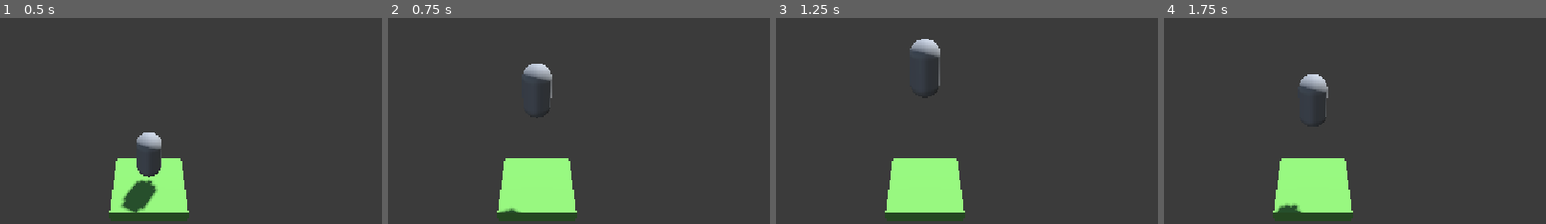
Above: before the commit, frames 1-4 (left to right).
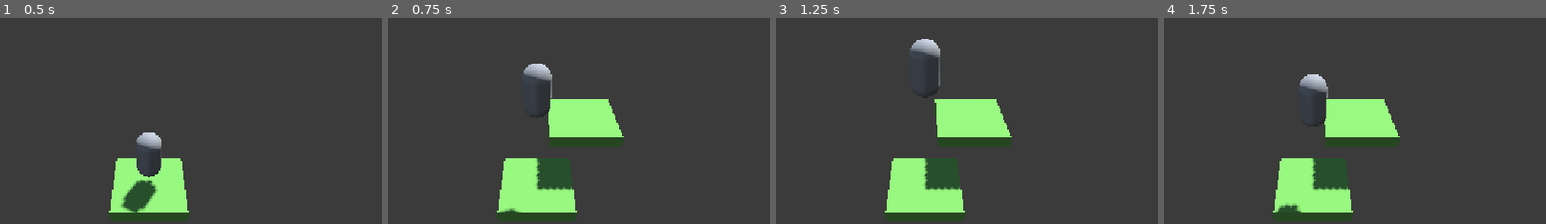
Above: after the commit, the same moments.

Repository: ChristiannYa/sky-pogo
Game: Godot game, scene res://scenes/game/game.tscn
Two runs of this game, one before a commit and one after it. Both use one fixed random seed, a clock stepped at 60 frames per second and the inputs below. A sky picture missing from this copy of the repository is replaced by a grey-blue gradient.
Inputs:
- Up to frame 1 (0.5 s): no input
- Up to frame 2 (0.75 s): no input
- Up to frame 3 (1.25 s): no input
- Up to frame 4 (1.75 s): no input
The pictures show only the part of the screen within x 30-80%, y 29-79%; the shares and areas given below are measured in that part.

Frame 1 is identical in both runs. In frame 2, 5.5% of the frame differs, in the area x 38-62%, y 39-84%; in frame 3, 5.5%; in frame 4, 5.5%.

Commit message:
09-spawner-scene

Diff:
--- a/scenes/game/game.tscn
+++ b/scenes/game/game.tscn
@@ -1,8 +1,8 @@
 [gd_scene format=3 uid="uid://cjdega4rvn7i4"]
 
 [ext_resource type="Texture2D" uid="uid://c24epyjk7176k" path="res://assets/free_-_skybox_cliffside_0.hdr" id="1_sul5r"]
-[ext_resource type="PackedScene" uid="uid://clp1lxupvf7vy" path="res://scenes/platform/platform.tscn" id="2_7h61r"]
 [ext_resource type="PackedScene" uid="uid://fynnvxbmccyl" path="res://scenes/player/player.tscn" id="3_0sr1o"]
+[ext_resource type="PackedScene" uid="uid://cj2syxkspb8u4" path="res://scenes/spawner/spawner.tscn" id="3_kelw5"]
 
 [sub_resource type="PanoramaSkyMaterial" id="PanoramaSkyMaterial_ifgtf"]
 panorama = ExtResource("1_sul5r")
@@ -28,7 +28,7 @@
 [node name="Camera3D" type="Camera3D" parent="." unique_id=1812175909]
 transform = Transform3D(1, 0, 0, 0, 0.85837436, 0.51302385, 0, -0.51302385, 0.85837436, 0, 9.462723, 8.333847)
 
-[node name="Platform" parent="." unique_id=1091446454 instance=ExtResource("2_7h61r")]
-
 [node name="Player" parent="." unique_id=701740785 instance=ExtResource("3_0sr1o")]
 transform = Transform3D(1, 0, 0, 0, 1, 0, 0, 0, 1, 0, 7, 0)
+
+[node name="Spawner" parent="." unique_id=1594236098 instance=ExtResource("3_kelw5")]
--- a/scenes/platform/platform.gd
+++ b/scenes/platform/platform.gd
@@ -1,4 +1,8 @@
+class_name Platform
 extends Node3D
+
+
+signal new(pos: Vector3)
 
 
 @export var wait_time = 4.0
@@ -13,10 +17,11 @@
 func _on_timer_timeout():
 	animation_player.play("vanish")
 
-func _on_animation_player_animation_finished(anim_name: StringName) -> void:
+func _on_animation_player_animation_finished(anim_name: StringName):
 	if anim_name == "vanish": queue_free()
 
-func _on_area_3d_body_entered(body: Node3D) -> void:
+func _on_area_3d_body_entered(body: Node3D):
 	if body is Player and not _is_hit:
 		_is_hit = true
 		timer.start(wait_time * randf_range(0.75, 1.2))
+		new.emit(position)
--- a/scenes/player/player.gd
+++ b/scenes/player/player.gd
@@ -5,7 +5,7 @@
 const _GRAVITY = 40.0
 
 # Called when the node enters the scene tree for the first time.
-func _ready() -> void:
+func _ready():
 	pass # Replace with function body.
 
 func _physics_process(delta: float):
--- /dev/null
+++ b/scenes/spawner/spawner.gd
@@ -0,0 +1,10 @@
+extends Node
+
+
+@export var platform_scene: PackedScene
+
+
+func on_spawn_platform(old_pos: Vector3):
+	var new_platform: Platform = platform_scene.instantiate()
+	new_platform.position = old_pos + Vector3(2, 2, -2)
+	add_child(new_platform)
--- /dev/null
+++ b/scenes/spawner/spawner.tscn
@@ -0,0 +1,12 @@
+[gd_scene format=3 uid="uid://cj2syxkspb8u4"]
+
+[ext_resource type="PackedScene" uid="uid://clp1lxupvf7vy" path="res://scenes/platform/platform.tscn" id="1_eoeca"]
+[ext_resource type="Script" uid="uid://bdnyunryk3jyj" path="res://scenes/spawner/spawner.gd" id="1_wtxcb"]
+
+[node name="Spawner" type="Node" unique_id=1594236098]
+script = ExtResource("1_wtxcb")
+platform_scene = ExtResource("1_eoeca")
+
+[node name="Platform" parent="." unique_id=1091446454 instance=ExtResource("1_eoeca")]
+
+[connection signal="new" from="Platform" to="." method="on_spawn_platform"]
Not shown, added: scenes/spawner/spawner.gd.uid
